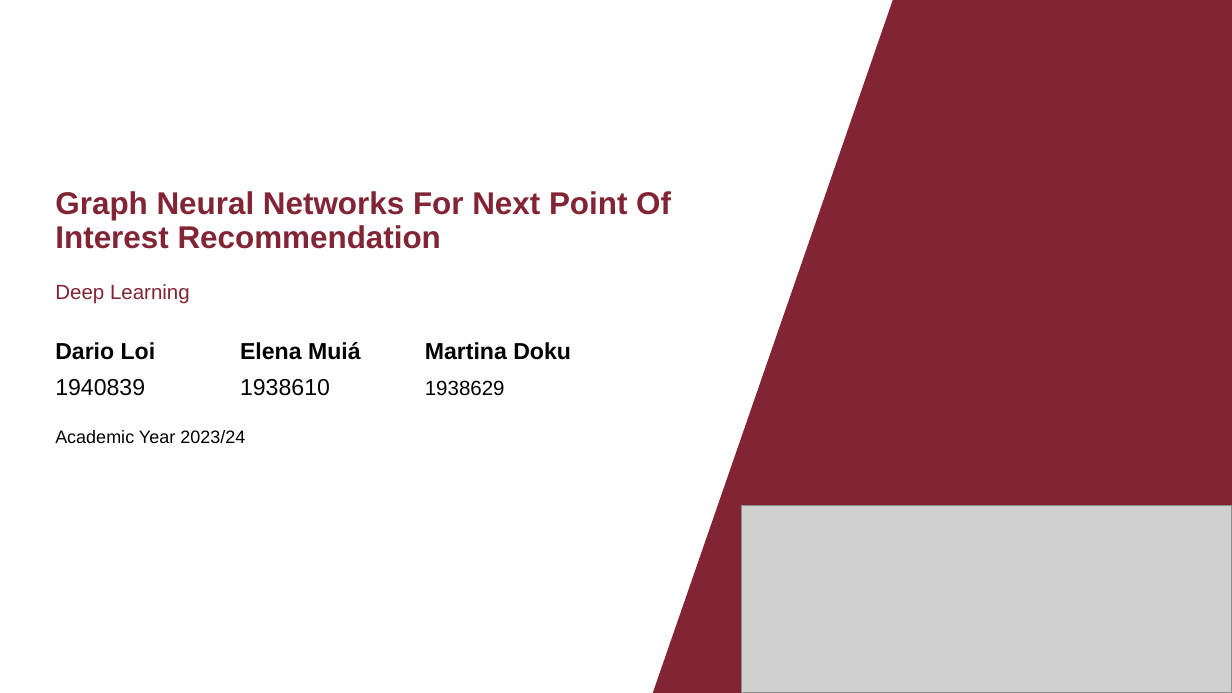
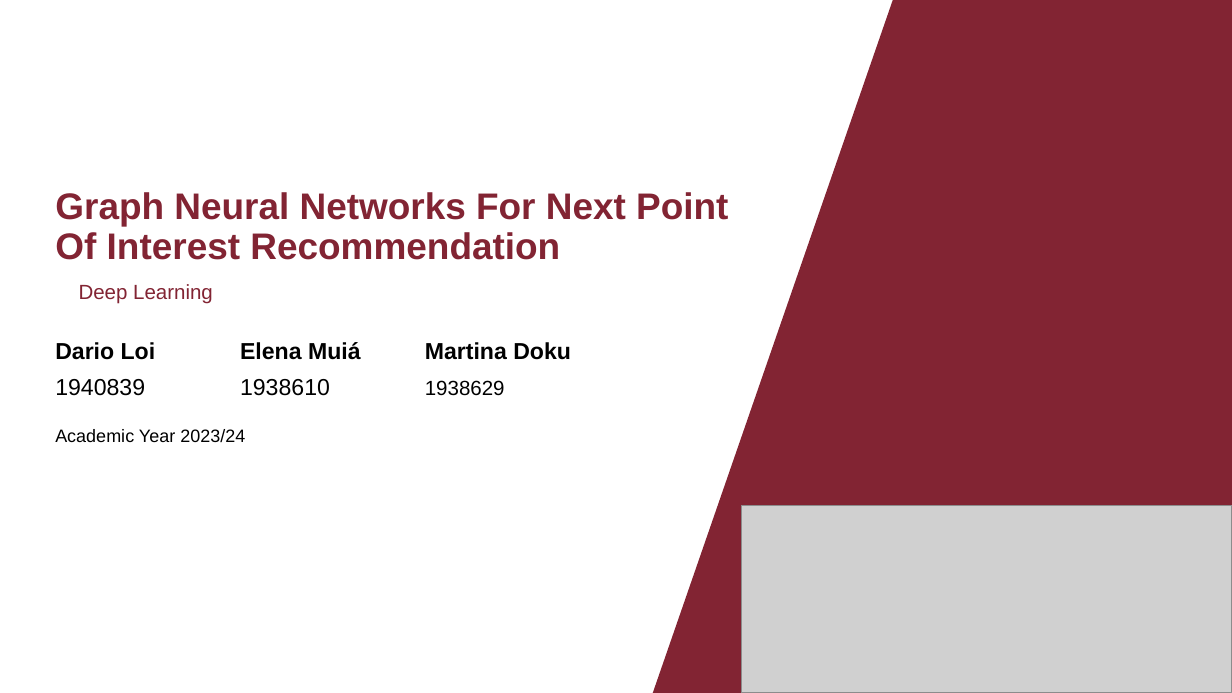
Before and after one commit to dario-loi/foursquare, a slide deck: slide 1 of presentation.pptm. Drawn at 1232x693 pixels with LibreOffice and Linux fonts; fonts in the diff are those of the drawing; grey boxes stand for pictures. Boxes give left, top, right and bottom in pixels: in the first picture for what was removed or moved away, otherwise in the second. Text is boxed around its words. In the diff, an @@ line names an element or a change of style, - is before the commit and + after.

```diff
--- a/presentation.pptm
+++ b/presentation.pptm
@@ title "Graph Neural Networks For Next ..." at box(55, 192, 728, 260): size 24.5 to 28.8 pt @@
@@ subtitle "Deep Learning" at box(79, 284, 213, 303): indent changed @@
```
Also in this commit, not shown: 4 other slides changed.
